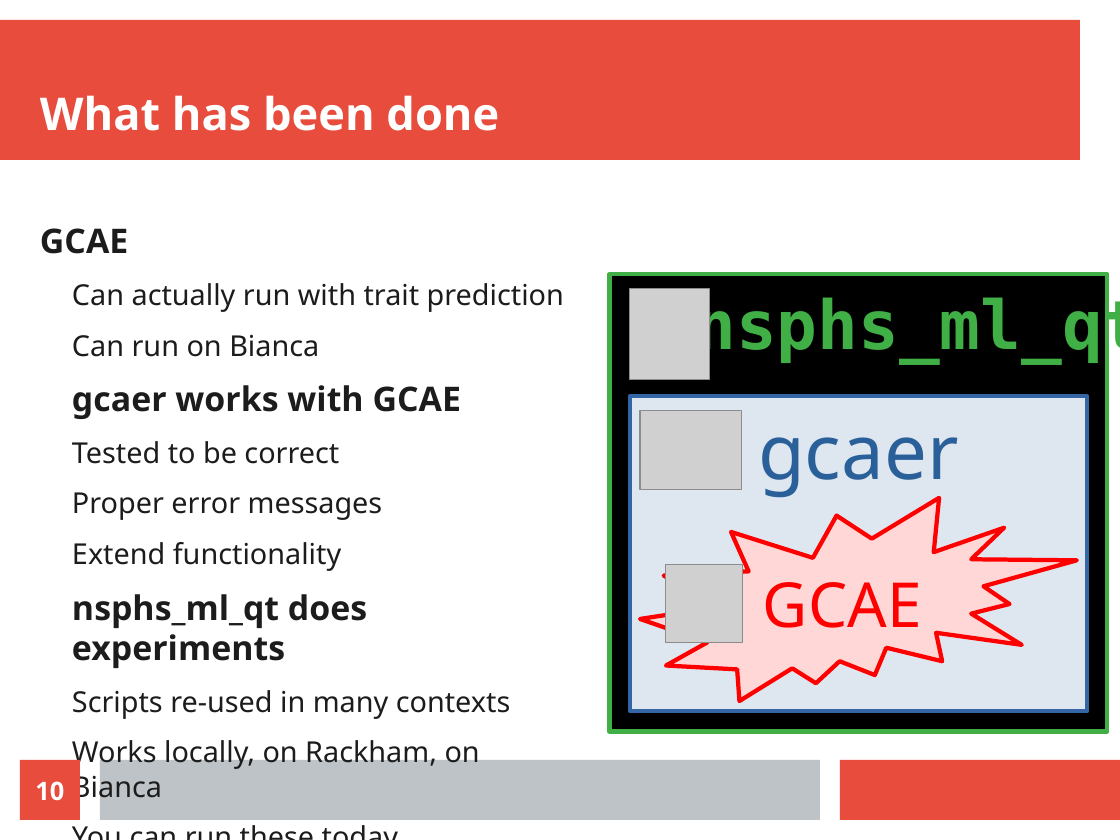
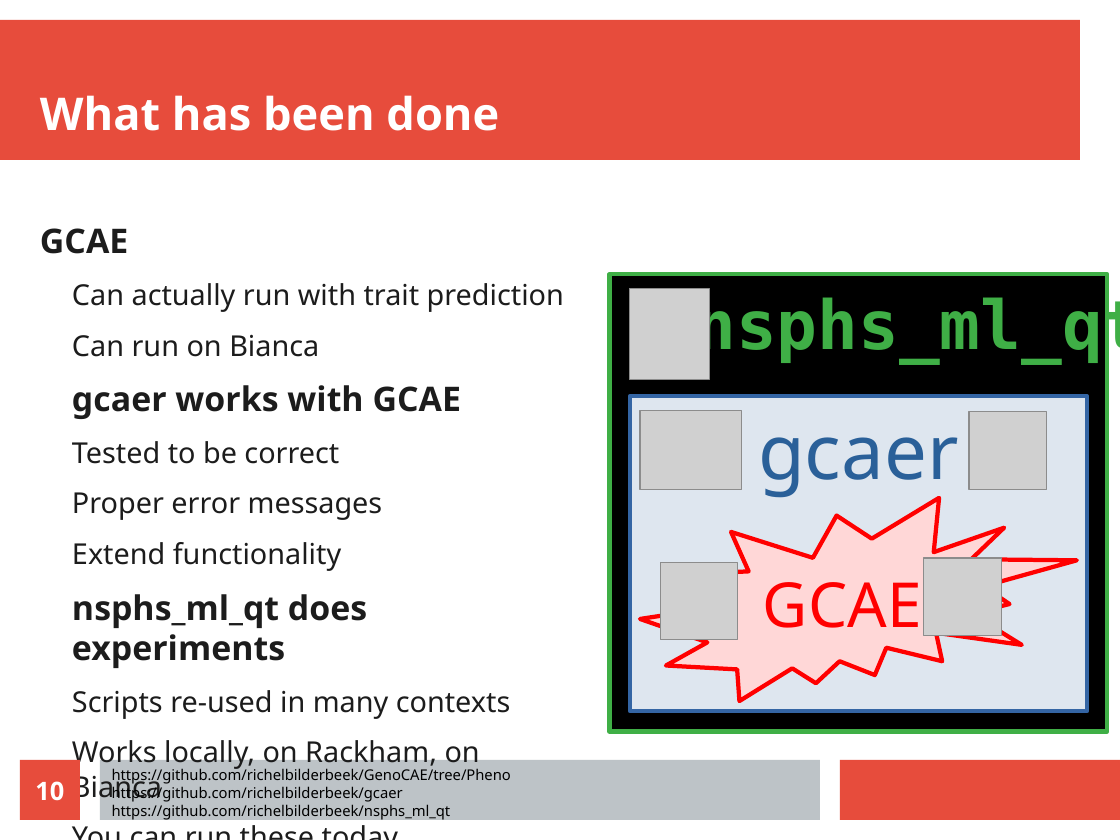
Before and after one commit to richelbilderbeek/science_presentation_20220305, a slide deck: slide 10 of science_presentation_20220305.odp. Drawn at 1120x840 pixels with LibreOffice and Linux fonts; fonts in the diff are those of the drawing; grey boxes stand for pictures. Boxes give left, top, right and bottom in pixels: in the first picture for what was removed or moved away, otherwise in the second. Text is boxed around its words. In the diff, an @@ line names an element or a change of style, - is before the commit and + after.

```diff
--- a/science_presentation_20220305.odp
+++ b/science_presentation_20220305.odp
@@ picture added at (970, 412, 1048, 490) @@
@@ picture: place and size @@
-picture at (666, 565, 743, 642)
+picture at (661, 563, 738, 640)
@@ picture added at (924, 558, 1002, 636) @@
@@ text added at (112, 767, 511, 820), 10.5 pt, text #000000 @@
+https://github.com/richelbilderbeek/GenoCAE/tree/Pheno
+https://github.com/richelbilderbeek/gcaer
+https://github.com/richelbilderbeek/nsphs_ml_qt
```
Also in this commit, not shown: 9 other slides changed, 13 slides added, 2 slides removed, 6 other files.
